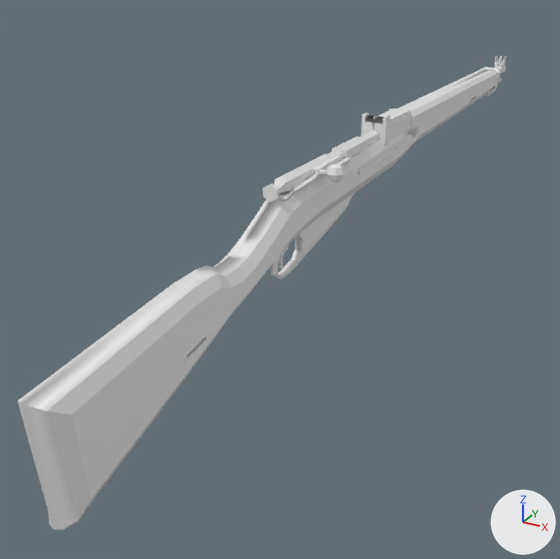
An edit to the FBX model Assets/Models/m28.fbx, drawn before and after from the same camera.
The view is the same before and after, from a camera (50 mm lens) standing at (0.348, -0.838, 0.248) and looking at (-0.082, -0.057, -0.143). Arrows for +X, +Y and +Z are at lower right; the lights stay in place. Objects named as collision shapes, trigger or cutter boxes, shadow casters or lower levels of detail are left out. Where no turn or scale is listed for an object, it has been applied to the vertices.

The first picture shows 'bolt_LOD0', 'm28_LOD0'.
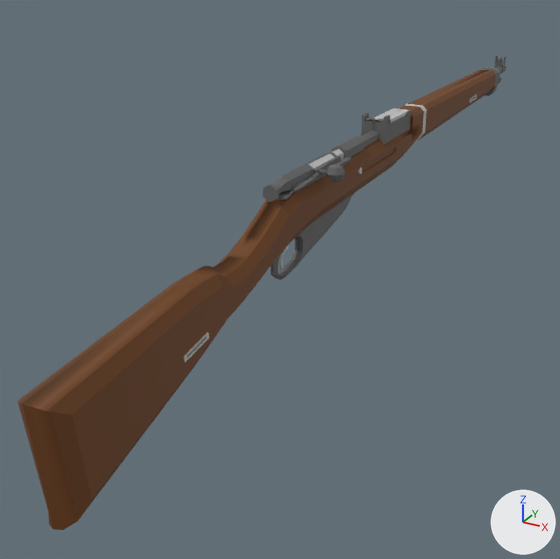
Diff of the bpy script that builds the scene:
```diff
--- a/Assets/Models/m28.fbx.py
+++ b/Assets/Models/m28.fbx.py
@@ mat_metal_light @@
+mat_metal_light = principled_material('metal_light')
+mat_metal_light.base_color = (0.517, 0.517, 0.517)  # grey #bebebe
+mat_metal_light.roughness = 0.69
@@ mat_meta_dark @@
+mat_meta_dark = principled_material('meta_dark')
+mat_meta_dark.base_color = (0.124, 0.124, 0.124)  # dark grey #636363
+mat_meta_dark.roughness = 0.69
@@ mat_wood @@
+mat_wood = principled_material('wood')
+mat_wood.base_color = (0.152, 0.0491, 0.00658)  # brown #6d3f13
+mat_wood.roughness = 0.69
@@ me_cylinder_004 @@
 # used by ob_m28_lod0; location = (0.0, 0.0, 0.0)
-me_cylinder_004.from_pydata(...)  # 1383 vertices, 1331 faces; spans x -0.019..0.019, y -0.548..0.641, z -0.133..0.056
+me_cylinder_004.from_pydata(...)  # 1379 vertices, 1333 faces; spans x -0.019..0.019, y -0.548..0.641, z -0.133..0.056
+# me_cylinder_004 part 1
+# 24 vertices are removed from x -0.011..0.011, y -0.205..0.034, z 0.021..0.053
+# 63 faces are deleted
+# 6 vertices in x -0.018..0.018, y 0.034..0.037, z 0.048 move by (0.0, 0.0, -0.001)
+# 6 vertices in x -0.018..0.018, y 0.034..0.037, z 0.051 move by (0.0, 0.0, -0.002)
+# 3 vertices in x -0.004..0.004, y -0.137, z 0.021..0.022 move by (0.0, -0.007, 0.0)
+# 3 vertices in x -0.004..0.004, y -0.135, z 0.004..0.006 move by (0.0, -0.008, 0.0)
+# 8 vertices move from x -0.012..0.012, y -0.205..0.034, z 0.022..0.053 to x -0.011..0.011, y -0.205..0.034, z 0.022..0.051
+# 12 vertices are added at x -0.01..0.01, y -0.205..0.027, z 0.022..0.051
+# 8 new vertices lie (0.0, 0.007, 0.0) away from vertices in x -0.003..0.003, y 0.027, z 0.049..0.051
+# 65 new faces join them, mat_meta_dark (dark grey #636363)
+# me_cylinder_004 part 2: 345 faces spanning x -0.019..0.019, y -0.548..0.557, z -0.133..0.044 switch from no material to mat_wood (brown #6d3f13)
+# me_cylinder_004 part 3: 170 faces spanning x -0.018..0.018, y -0.398..0.415, z -0.064..0.047 switch from no material to mat_metal_light (grey #bebebe)
+# me_cylinder_004 part 4: 759 faces spanning x -0.018..0.018, y -0.233..0.641, z -0.068..0.056 switch from no material to mat_meta_dark (dark grey #636363)
@@ me_cylinder_003 @@
 me_cylinder_003.from_pydata(...)  # 177 vertices, 173 faces; spans x -0.009..0.039, y 0.0..0.165, z -0.009..0.013
 # used by ob_bolt_lod0; location = (0.001, -0.226, 0.029)
+# me_cylinder_003 part 5: 9 of the faces centred in x -0.007..0.005, y 0.133..0.165, z -0.004..0.007 switch from no material to mat_metal_light (grey #bebebe)
+# me_cylinder_003 part 6: 5 of the faces centred in x -0.004..0.005, y 0.09, z -0.004..0.007 switch from no material to mat_metal_light (grey #bebebe)
+# me_cylinder_003 part 7: 5 of the faces centred in x -0.004..0.005, y 0.117, z -0.004..0.007 switch from no material to mat_metal_light (grey #bebebe)
+# me_cylinder_003 part 8: 154 of the faces centred in x -0.009..0.037, y 0.0..0.15, z -0.007..0.011 switch from no material to mat_meta_dark (dark grey #636363)
```

Pixel boxes [x1, y1, x2, y2] of what changed, in the pictures (560 x 559 px; the box of a moved part takes in the faces that stretch with it):
part 1 of me_cylinder_004, moved or reshaped: before [276, 115, 391, 200]; after [276, 109, 391, 200]
part 2 of me_cylinder_004, recoloured (grey to brown): [18, 70, 496, 530] in both
part 3 of me_cylinder_004, recoloured (white to grey): [184, 95, 477, 362] in both
part 4 of me_cylinder_004, recoloured: [271, 56, 506, 280] in both
part 5 of me_cylinder_003, recoloured: [333, 149, 344, 160] in both
part 6 of me_cylinder_003, recoloured: [309, 160, 323, 168] in both
part 7 of me_cylinder_003, recoloured: [318, 154, 334, 163] in both
part 8 of me_cylinder_003, recoloured (white to grey): [263, 152, 345, 202] in both
